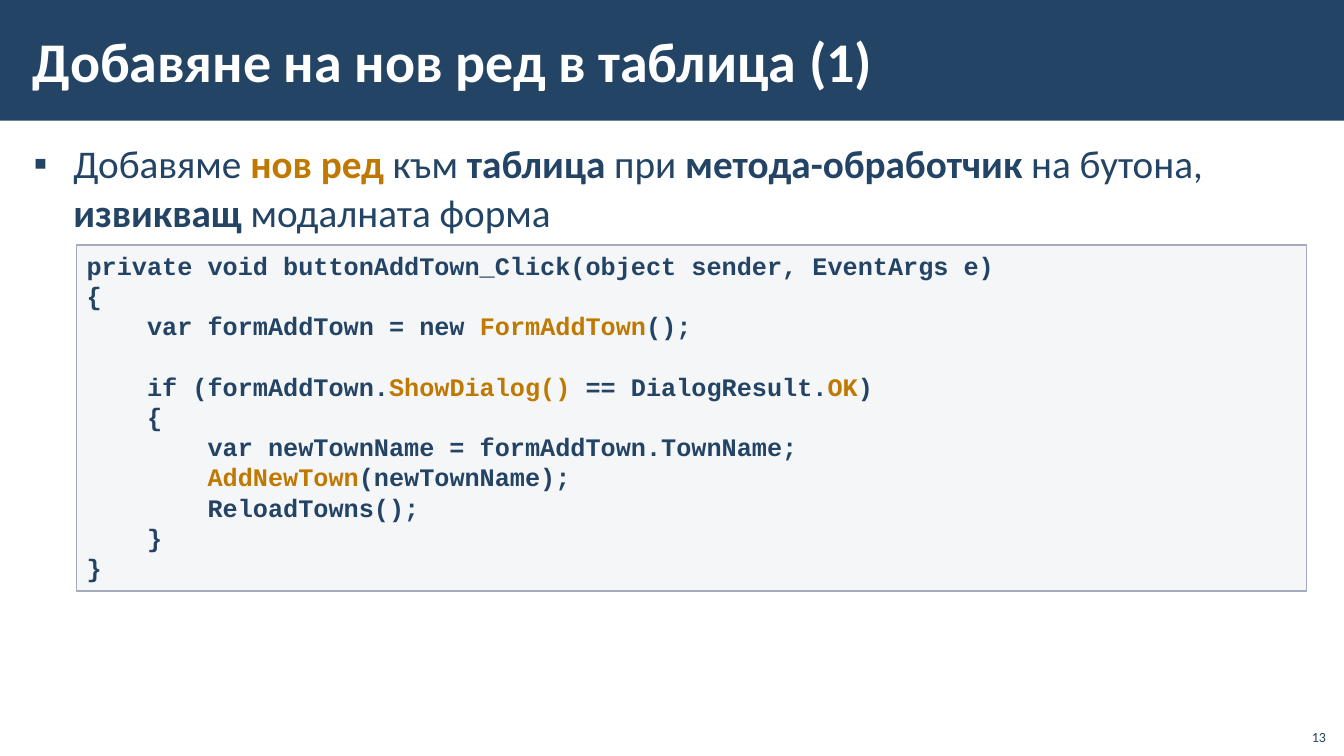
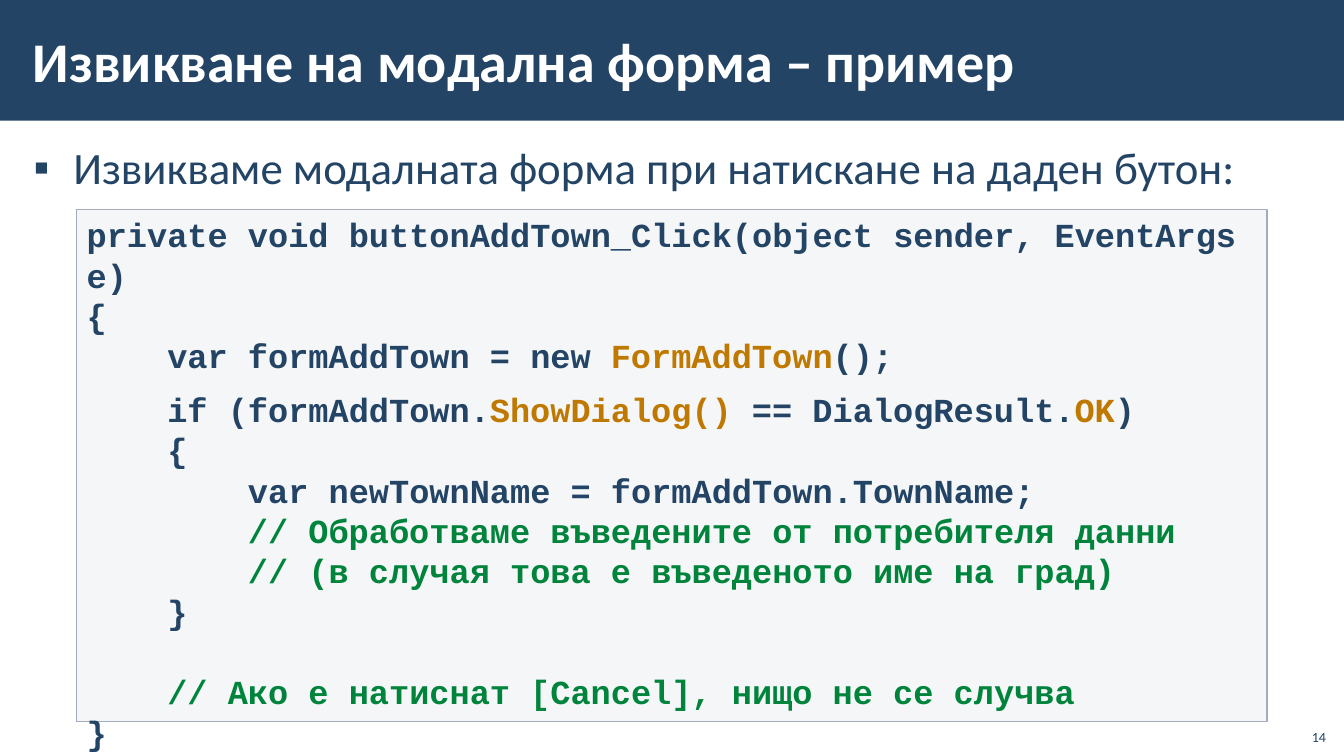
Before and after one commit to BG-IT-Edu/School-Programming, a slide deck: slide 14 of Courses/Software-Sciences/Module-4-Information-Systems-New/06-CRUD-with-EF-and-Windows-Forms/06-CRUD-with-EF-Core-and-Windows-Forms.pptx (slide 13 before the commit). Drawn at 1344x756 pixels with LibreOffice and Linux fonts; fonts in the diff are those of the drawing; background and template pictures are left out. Boxes give left, top, right and bottom in pixels: in the first picture for what was removed or moved away, otherwise in the second. Text is boxed around its words. In the diff, an @@ line names an element or a change of style, - is before the commit and + after.

```diff
--- a/Courses/Software-Sciences/Module-4-Information-Systems-New/06-CRUD-with-EF-and-Windows-Forms/06-CRUD-with-EF-Core-and-Windows-Forms.pptx
+++ b/Courses/Software-Sciences/Module-4-Information-Systems-New/06-CRUD-with-EF-and-Windows-Forms/06-CRUD-with-EF-Core-and-Windows-Forms.pptx
@@ title at [33, 43, 1015, 91]: text changed @@
-Добавяне на нов ред в таблица (1)
+Извикване на модална форма – пример
@@ text at [73, 153, 1234, 192]: text changed; size 28 to 32 pt; bold off @@
-▪ Добавяме нов ред към таблица при метода-обработчик на бутона, извикващ модалната форма
+▪ Извикваме модалната форма при натискане на даден бутон:
@@ rectangle "private void buttonAddTown_Click(object sender, EventArgs ...": place and size @@
-rectangle "private void buttonAddTown_Click(object sender, EventArgs ..." at [77, 245, 1307, 591]
+rectangle "private void buttonAddTown_Click(object sender, EventArgs ..." at [77, 210, 1267, 722]
@@ text in rectangle at [87, 223, 1237, 509]: size 18 to 24 pt in "private void buttonAddTown_Click(object sender, EventArgs e)", "{", "var formAddTown = new FormAddTown();", "if (formAddTown.ShowDialog() == DialogResult.OK)" and 4 more places @@
@@ text in rectangle at [308, 519, 1176, 590]: text changed; size 18 to 24 pt; text colour #234465 to #00843C @@
-AddNewTown(newTownName);
-ReloadTowns();
+// Обработваме въведените от потребителя данни
+// (в случая това е въведеното име на град)
@@ text in rectangle at [228, 680, 1075, 711]: paragraph added @@
+// Ако е натиснат [Cancel], нищо не се случва
@@ page number at [1312, 733, 1326, 742]: text changed @@
-13
+14
```
Also in this commit, not shown: 26 other slides changed, 1 slide added, 9 slides removed.
